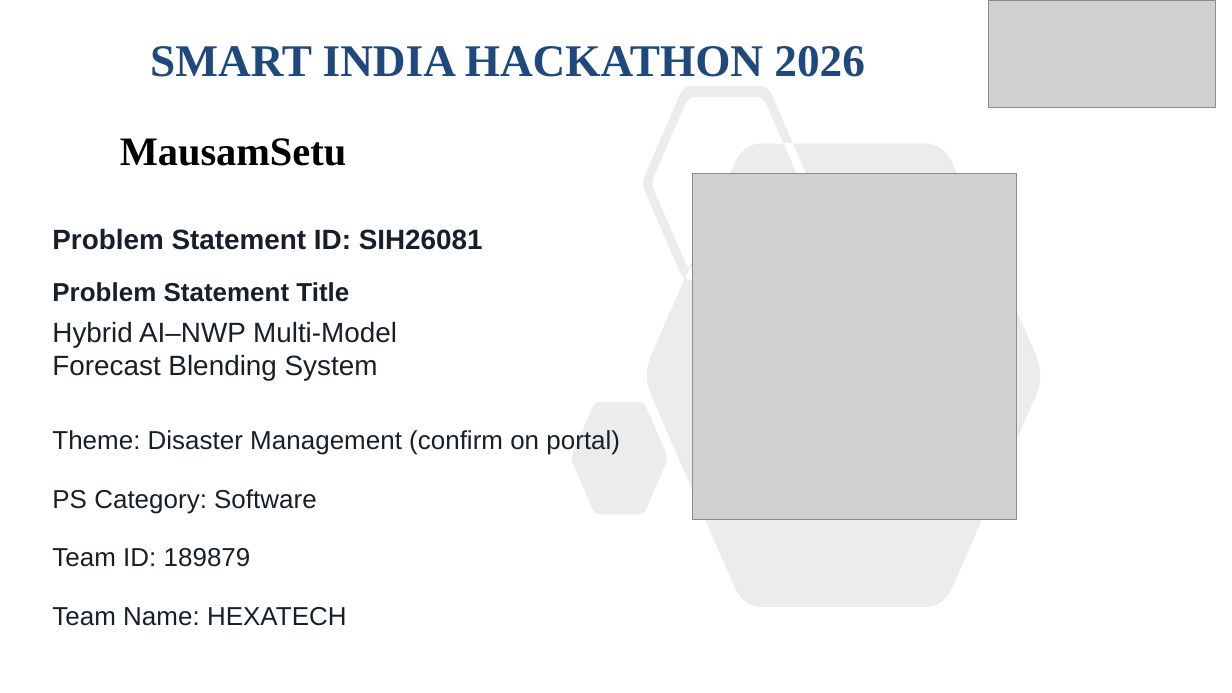
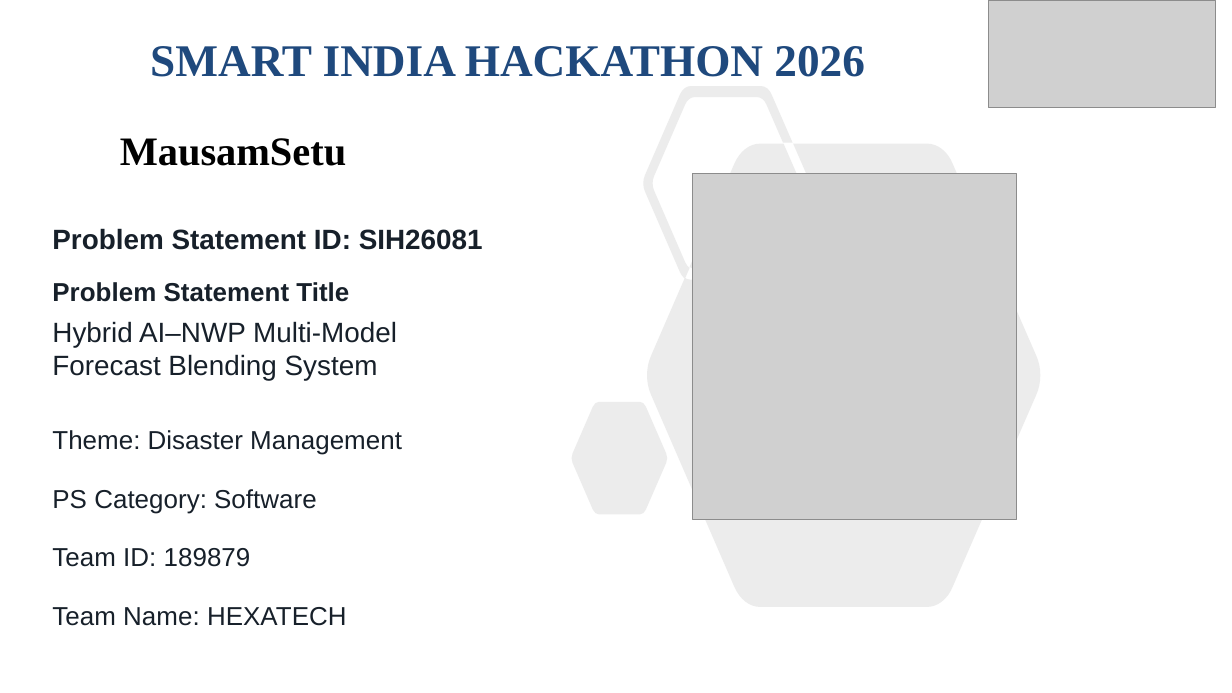
Before and after one commit to Jaydeng75/mausamsetu, a slide deck: slide 1 of submission/MausamSetu-SIH2026.pptx. Drawn at 1232x693 pixels with LibreOffice and Linux fonts; fonts in the diff are those of the drawing; grey boxes stand for pictures. Boxes give left, top, right and bottom in pixels: in the first picture for what was removed or moved away, otherwise in the second. Text is boxed around its words. In the diff, an @@ line names an element or a change of style, - is before the commit and + after.

```diff
--- a/submission/MausamSetu-SIH2026.pptx
+++ b/submission/MausamSetu-SIH2026.pptx
@@ text at box(52, 430, 402, 455): text changed @@
-Theme: Disaster Management (confirm on portal)
+Theme: Disaster Management
```
Also in this commit, not shown: 1 other file.
